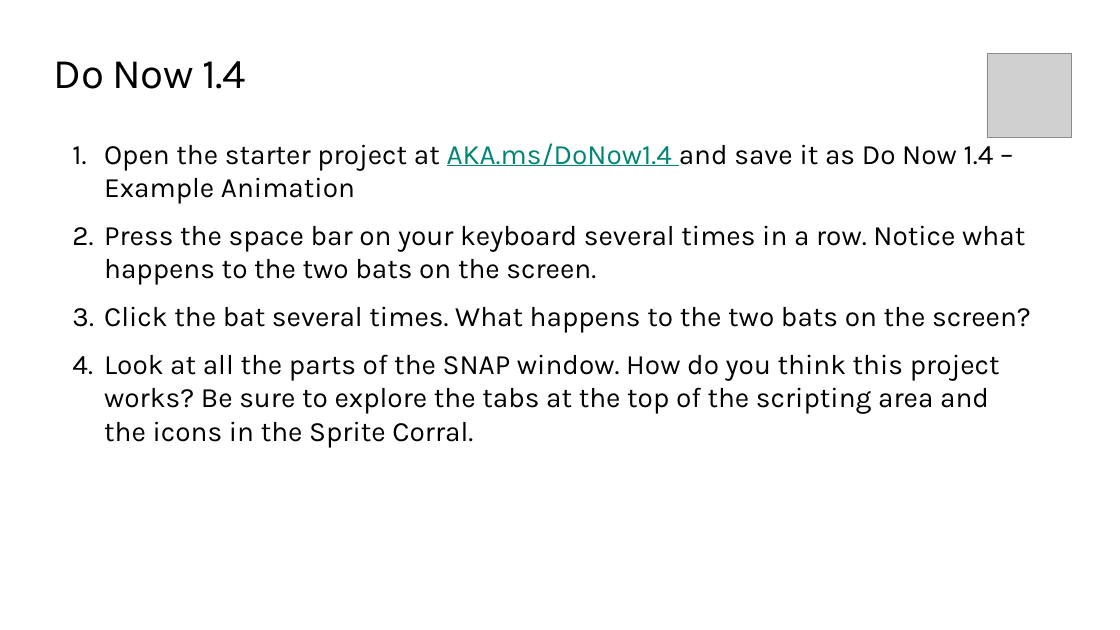
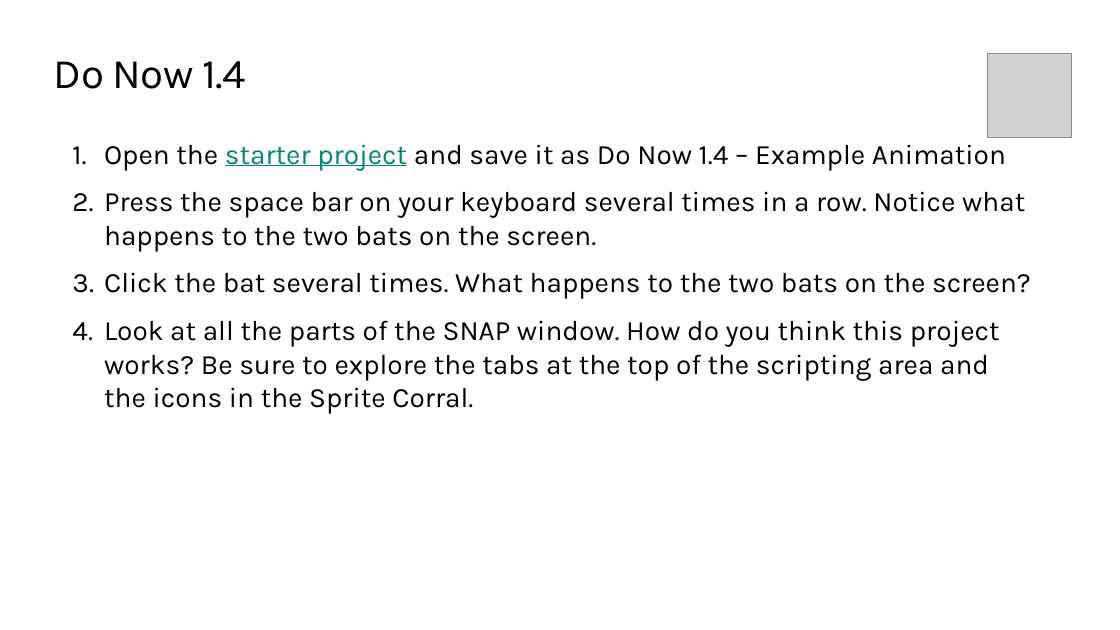
Before and after one commit to TEALSK12/introduction-to-computer-science, a slide deck: slide 4 of docs/slidedecks/TEALS SNAP 1.4.pptx. Drawn at 1120x630 pixels with LibreOffice and Linux fonts; fonts in the diff are those of the drawing; grey boxes stand for pictures; background and template pictures are left out. Boxes give left, top, right and bottom in pixels: in the first picture for what was removed or moved away, otherwise in the second. Text is boxed around its words. In the diff, an @@ line names an element or a change of style, - is before the commit and + after.

```diff
--- a/docs/slidedecks/TEALS SNAP 1.4.pptx
+++ b/docs/slidedecks/TEALS SNAP 1.4.pptx
@@ text at <box>104,144,1006,170</box>: text changed @@
-1. Open the starter project at AKA.ms/DoNow1.4 and save it as Do Now 1.4 – Example Animation
+1. Open the starter project and save it as Do Now 1.4 – Example Animation
```
Also in this commit, not shown: 12 other files.
